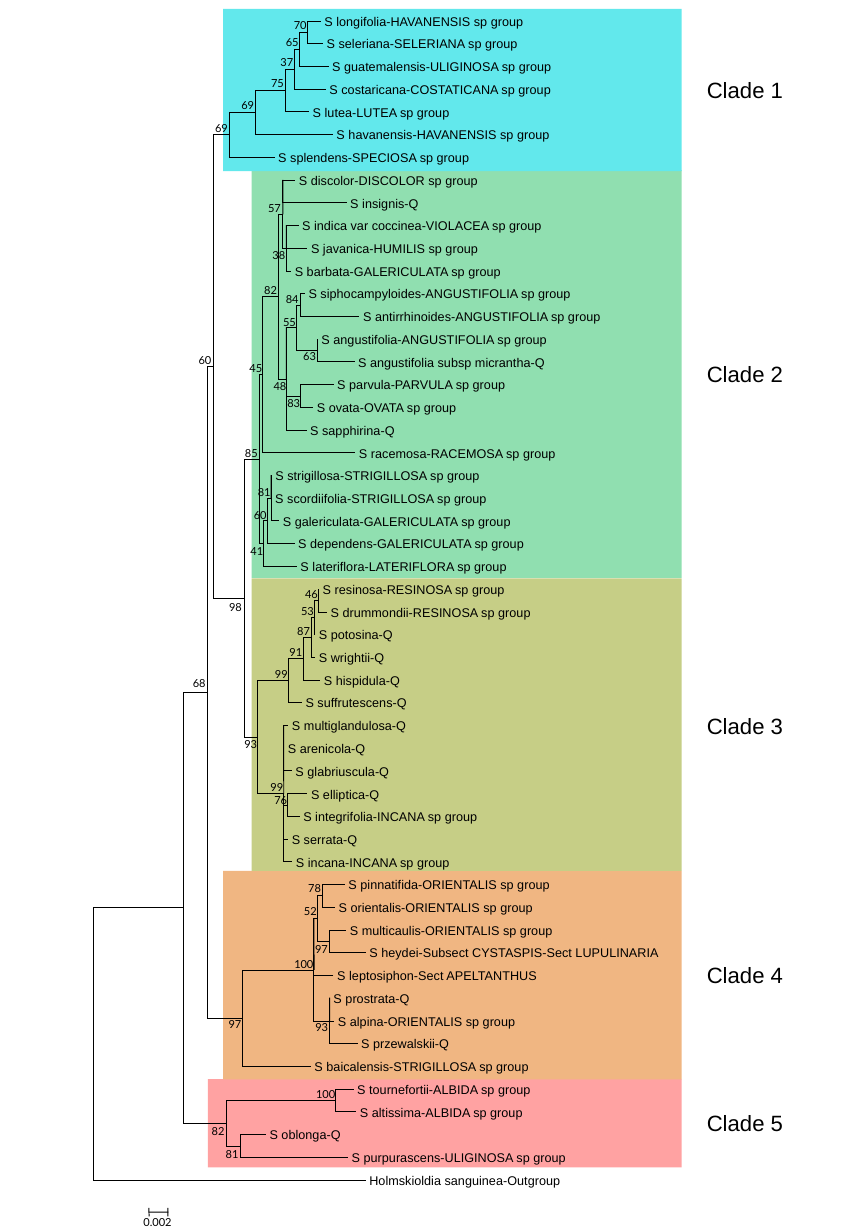
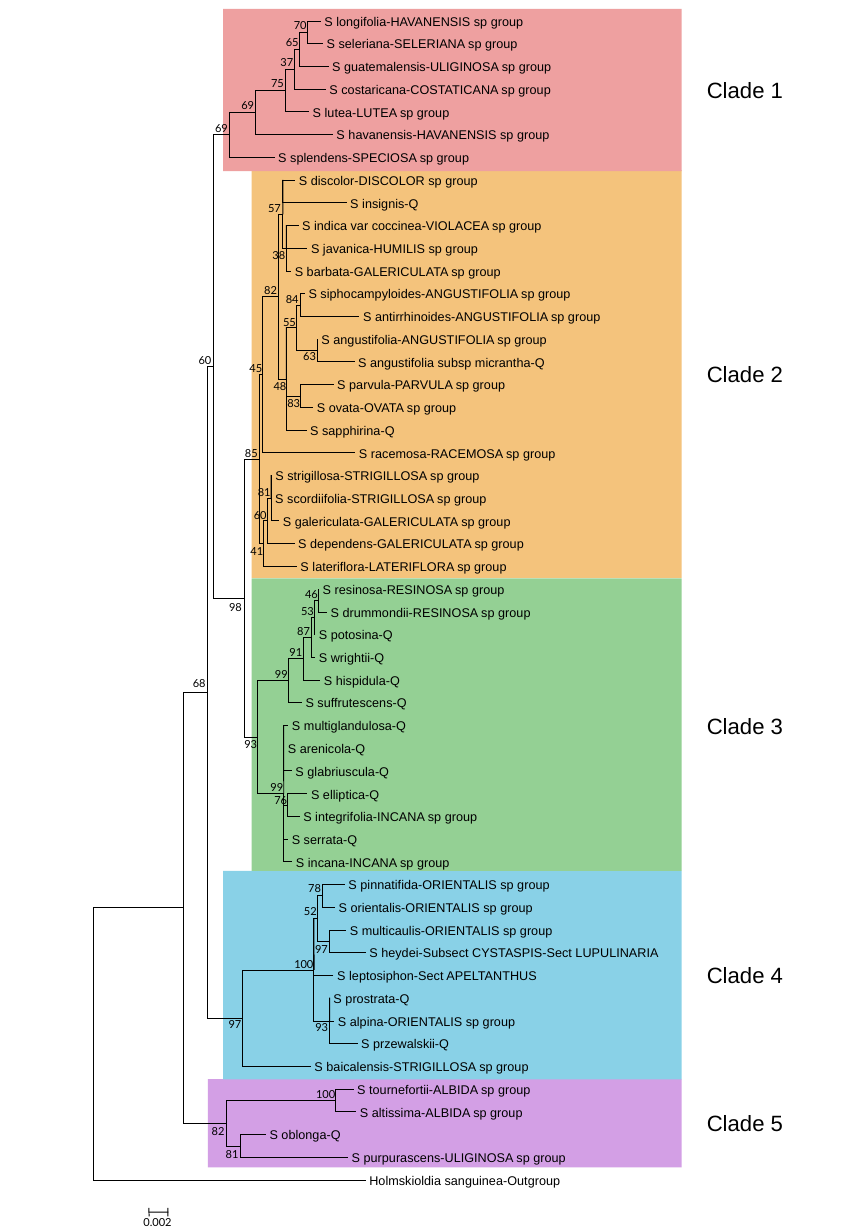
Before and after one commit to bryceaskey/scutellariaMetabolites, a slide deck: slide 1 of figures/phylogeneticTrees/52taxa_raxml500-tree-final.pptx. Drawn at 853x1232 pixels with LibreOffice and Linux fonts; fonts in the diff are those of the drawing. Boxes give left, top, right and bottom in pixels: in the first picture for what was removed or moved away, otherwise in the second. Text is boxed around its words. In the diff, an @@ line names an element or a change of style, - is before the commit and + after.

```diff
--- a/figures/phylogeneticTrees/52taxa_raxml500-tree-final.pptx
+++ b/figures/phylogeneticTrees/52taxa_raxml500-tree-final.pptx
@@ rectangle at [223,9,681,172]: fill #62E8EC to #EEA0A0 @@
@@ rectangle at [251,171,681,579]: fill #90DFB0 to #F4C37C @@
@@ rectangle at [251,579,681,871]: fill #C6CE86 to #94D094 @@
@@ rectangle at [223,871,681,1079]: fill #F0B682 to #89D1E7 @@
@@ rectangle at [208,1079,681,1168]: fill #FFA2A2 to #D39FE5 @@
```
Also in this commit, not shown: 24 other files.
